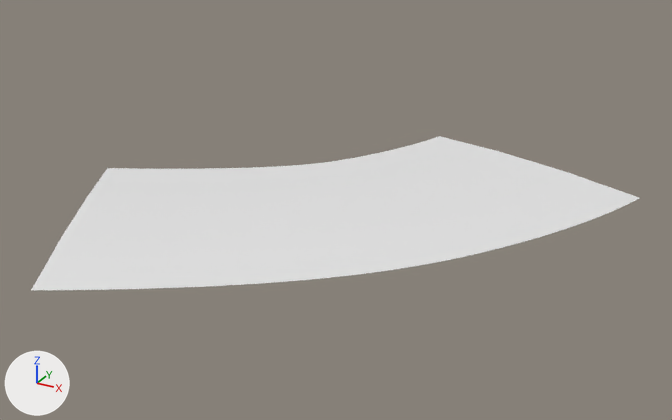
What one commit did to the glTF model public/assets/gen4/models/track-34.glb.
One viewpoint serves both versions: a camera (50 mm lens) standing at (616.9, -366.7, 46.2) and looking at (567.5, -276.9, 1.3). Every picture has the same lights, and +X, +Y and +Z are marked at lower left. The first picture is the older version. Vertices at exactly the same position are counted once.

In view in the first picture: 'track-34'.
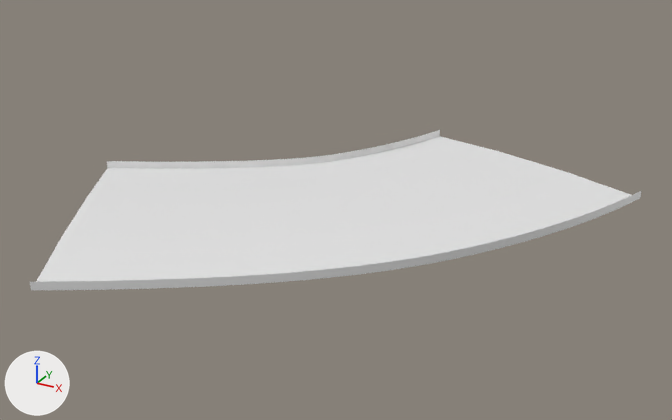
Edits to the bpy script that builds the scene:
```text
Change me_track_34:
    used by ob_track_34; location = (0.0, 0.0, 0.0)
    remove me_track_34.from_pydata(...)  # 693 vertices, 1240 faces; spans x 533.9..598.6, y -309.2..-245.5, z 1.1..1.7
    add me_track_34.from_pydata(...)  # 819 vertices, 1488 faces; spans x 533.9..598.6, y -309.2..-245.5, z 1.1..2.2
    me_track_34 part 1
    126 new vertices lie (0.0, 0.0, 1.0) away from vertices in x 533.9..598.6, y -309.2..-245.5, z 1.1..1.2
    248 new faces join them
```

Where the change shows, as pixel boxes (x1, y1, x2, y2) in the pictures (672 x 420 px):
'track-34', reshaped: before (31, 136, 639, 290); after (30, 130, 641, 290)
part 1 of me_track_34, added: after (30, 130, 641, 290)
